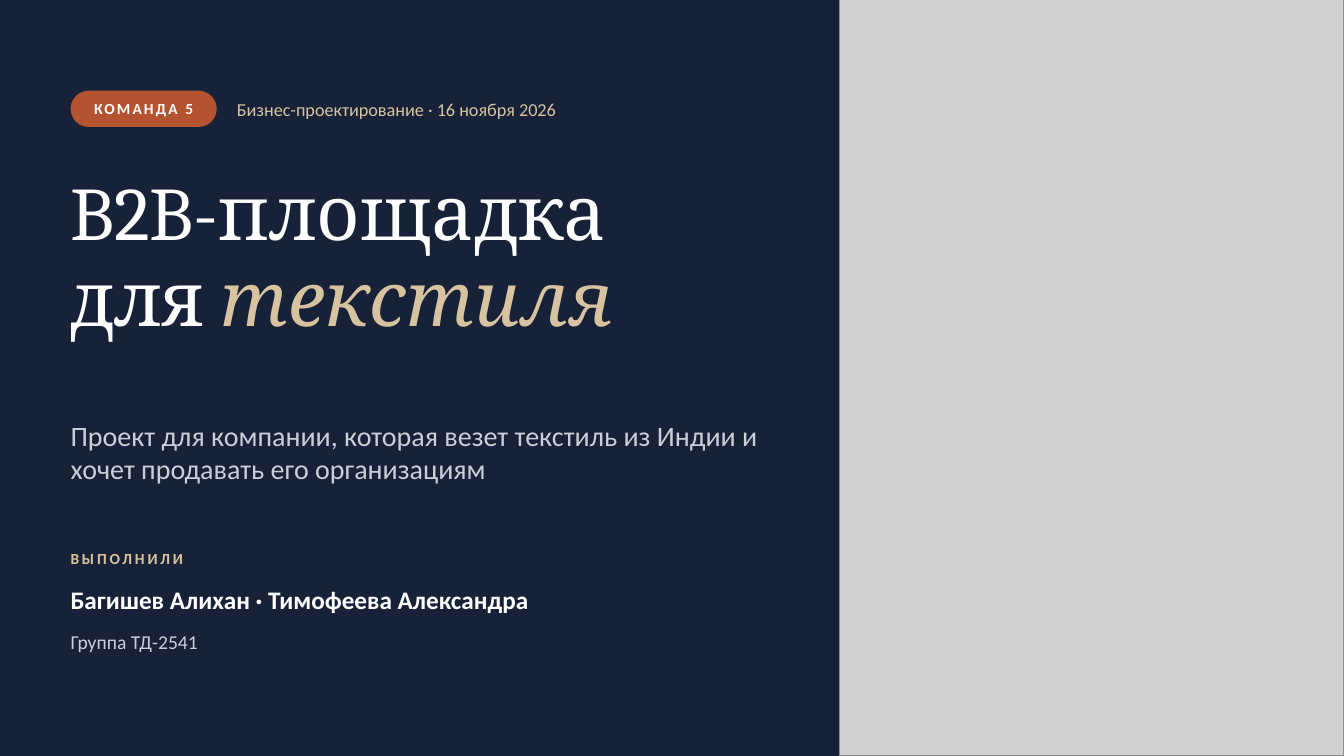
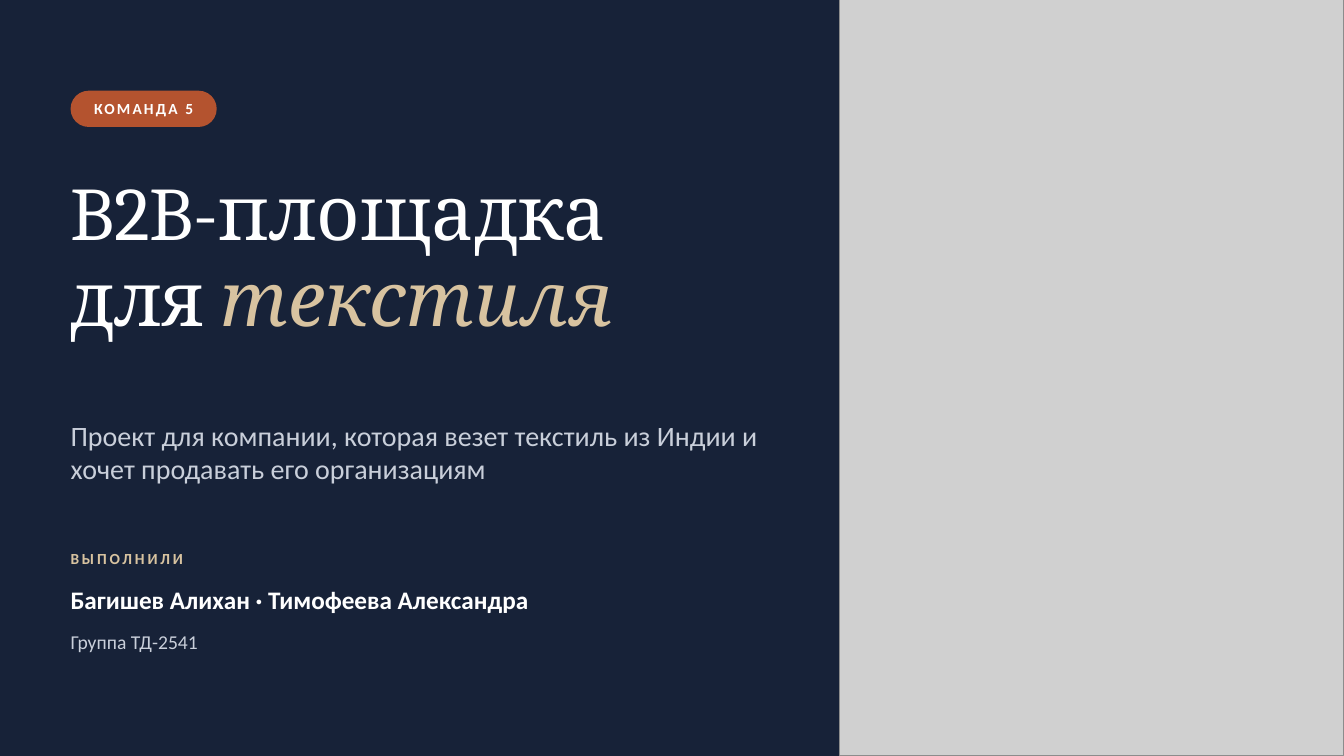
Before and after one commit to caesart966-web/first_reposirtory, a slide deck: slide 1 of komanda-5/16.11_весь_проект/Команда_5_B2B-площадка_16.11_презентация.pptx. Drawn at 1344x756 pixels with LibreOffice and Linux fonts; fonts in the diff are those of the drawing; grey boxes stand for pictures. Boxes give left, top, right and bottom in pixels: in the first picture for what was removed or moved away, otherwise in the second. Text is boxed around its words. In the diff, an @@ line names an element or a change of style, - is before the commit and + after.

```diff
--- a/komanda-5/16.11_весь_проект/Команда_5_B2B-площадка_16.11_презентация.pptx
+++ b/komanda-5/16.11_весь_проект/Команда_5_B2B-площадка_16.11_презентация.pptx
@@ text removed at (x1=237, y1=103, x2=556, y2=119) @@
-Бизнес-проектирование · 16 ноября 2026
```
Also in this commit, not shown: 1 other slide changed, 1 other file.
